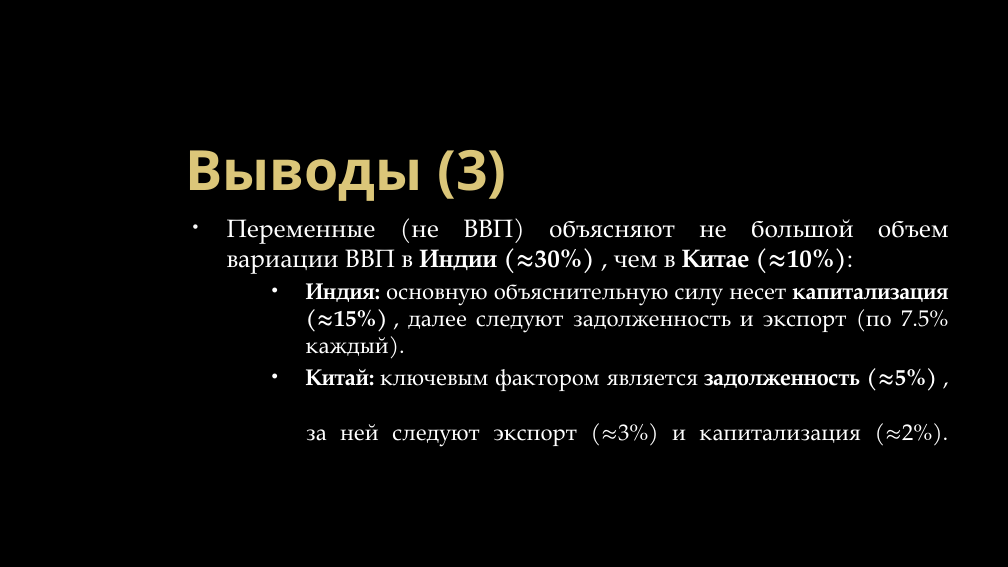
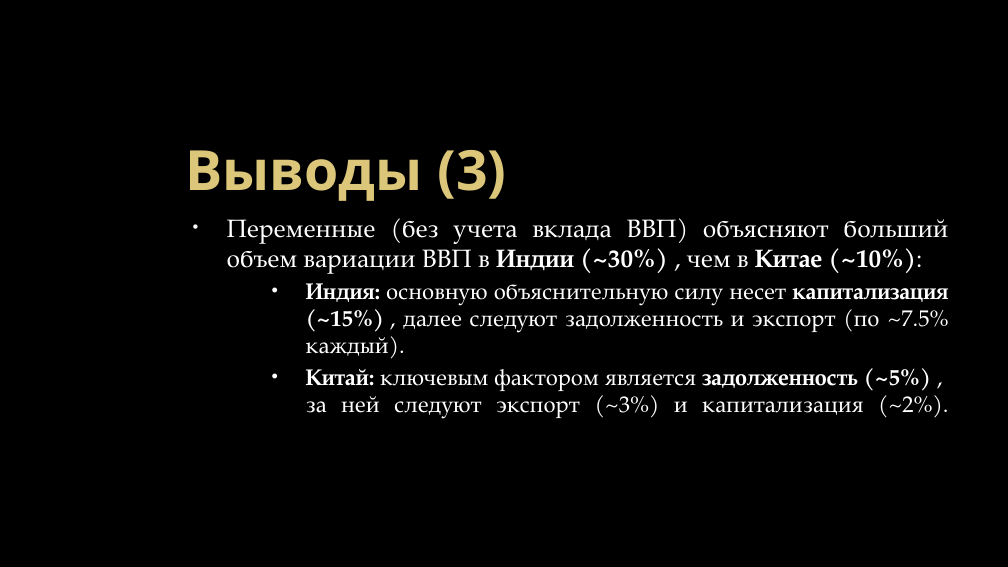
Before and after one commit to BDKlyukin/conferences, a slide deck: slide 29 of 2026.03.30/klyukin_lomonosov_presentation.pptx (slide 27 before the commit). Drawn at 1008x567 pixels with LibreOffice and Linux fonts; fonts in the diff are those of the drawing; background and template pictures are left out. Boxes give left, top, right and bottom in pixels: in the first picture for what was removed or moved away, otherwise in the second. Text is boxed around its words. In the diff, an @@ line names an element or a change of style, - is before the commit and + after.

```diff
--- a/2026.03.30/klyukin_lomonosov_presentation.pptx
+++ b/2026.03.30/klyukin_lomonosov_presentation.pptx
@@ text at (227,219,949,419): text changed @@
-• Переменные (не ВВП) объясняют не большой объем вариации ВВП в Индии (≈30%) , чем в Китае (≈10%):
-  • Индия: основную объяснительную силу несет капитализация (≈15%) , далее следуют задолженность и экспорт (по 7.5% каждый).
-  • Китай: ключевым фактором является задолженность (≈5%) ,
-    за ней следуют экспорт (≈3%) и капитализация (≈2%).
+• Переменные (без учета вклада ВВП) объясняют больший объем вариации ВВП в Индии (~30%) , чем в Китае (~10%):
+  • Индия: основную объяснительную силу несет капитализация (~15%) , далее следуют задолженность и экспорт (по ~7.5% каждый).
+  • Китай: ключевым фактором является задолженность (~5%) ,
+    за ней следуют экспорт (~3%) и капитализация (~2%).
```
Also in this commit, not shown: 2 other slides changed, 2 slides added, 4 other files.
